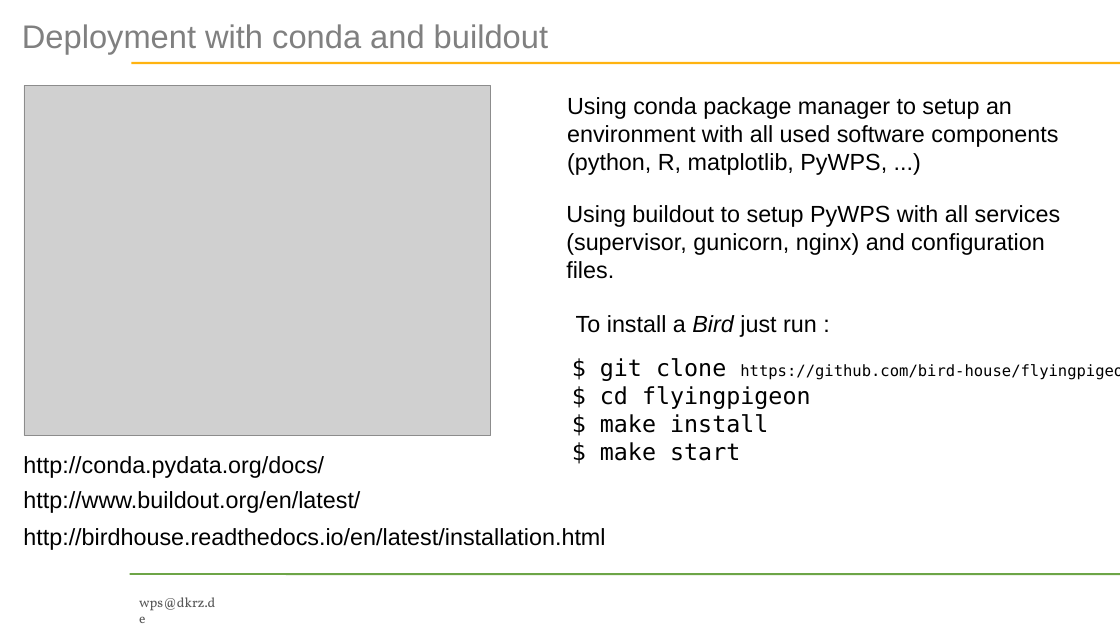
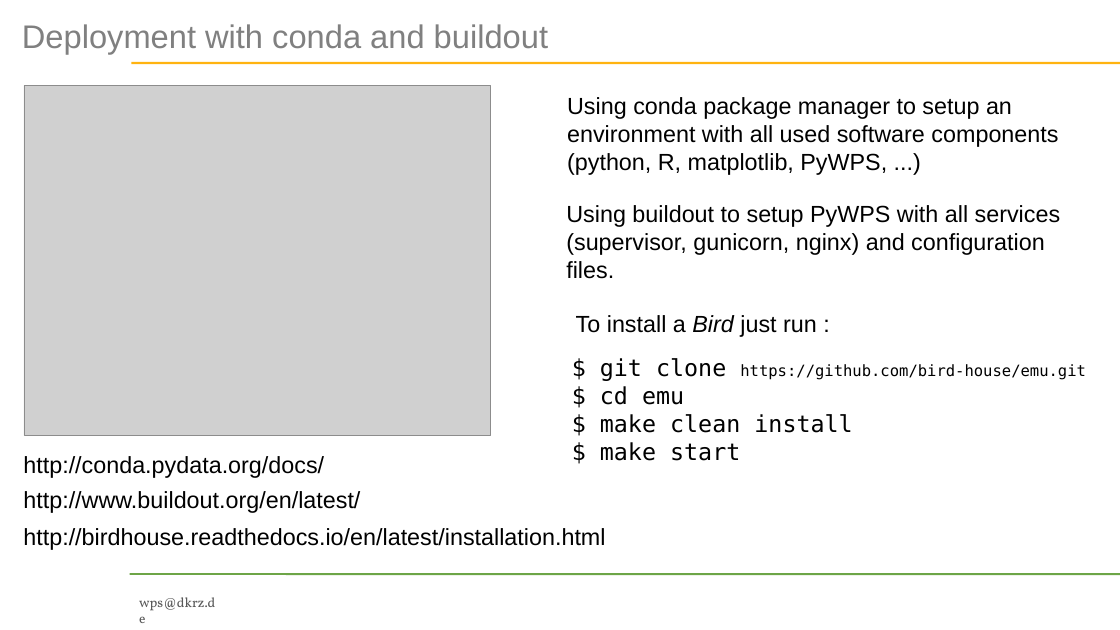
Before and after one commit to bird-house/birdhouse-docs, a slide deck: slide 12 of slides/birdhouse-esgf-f2f-2016/birdhouse-esgf-f2f-2016.odp (slide 11 before the commit). Drawn at 1120x630 pixels with LibreOffice and Linux fonts; fonts in the diff are those of the drawing; grey boxes stand for pictures; background and template pictures are left out. Boxes give left, top, right and bottom in pixels: in the first picture for what was removed or moved away, otherwise in the second. Text is boxed around its words. In the diff, an @@ line names an element or a change of style, - is before the commit and + after.

```diff
--- a/slides/birdhouse-esgf-f2f-2016/birdhouse-esgf-f2f-2016.odp
+++ b/slides/birdhouse-esgf-f2f-2016/birdhouse-esgf-f2f-2016.odp
@@ text at (x1=600, y1=358, x2=1086, y2=433): text changed @@
-$ git clone https://github.com/bird-house/flyingpigeon.git
-$ cd flyingpigeon
-$ make install
+$ git clone https://github.com/bird-house/emu.git
+$ cd emu
+$ make clean install
```
Also in this commit, not shown: 3 other slides changed, 4 slides added.
